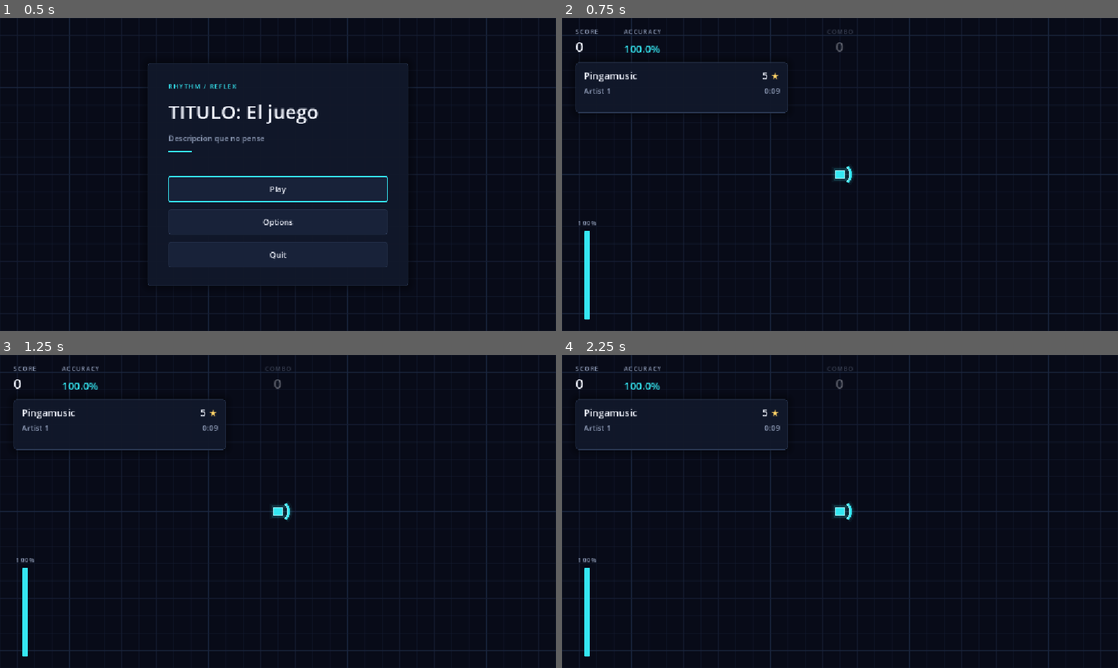
Above: before the commit, frames 1-4 (two rows, left to right).
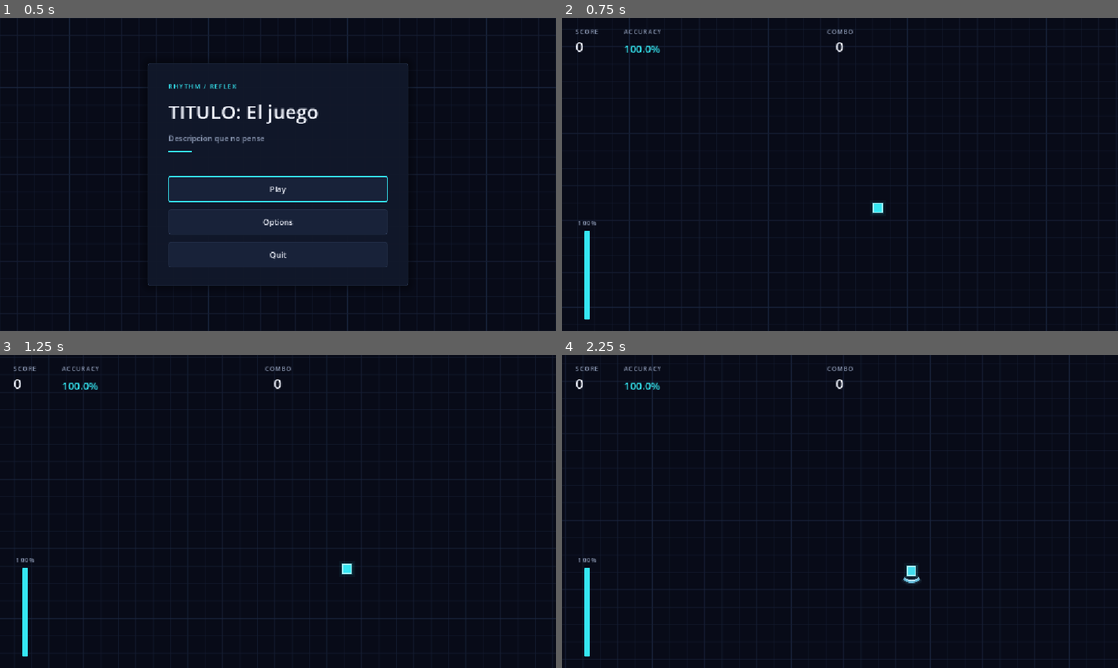
Above: after the commit, the same moments.

Repository: ftambler/godot-rythm-game
Game: Godot game, scene res://scenes/ui/Menu.tscn
Two runs of this game, one before a commit and one after it. Both use one fixed random seed, a clock stepped at 60 frames per second and the inputs below.
Inputs:
- Up to frame 1 (0.5 s): no input
- Up to frame 2 (0.75 s): click "Play" at 0.5 s
- Up to frame 3 (1.25 s): no input
- Up to frame 4 (2.25 s): tap Enter at 1.25 s; hold Right (shield_right) 1.28-2.03 s; hold Space (hit_orb) 1.28-2.03 s; hold Down (shield_down) from 2.03 s (still down); tap Space (hit_orb) at 2.1 s

Frame 1 is identical in both runs. In frame 2, 4.2% of the frame differs, in the area x 0-100%, y 0-100%; in frame 3, 3.0%; in frame 4, 4.3%.
Error after the commit: Parse Error: Identifier "LevelCatalog" not declared in the current scope. (res://scripts/Game.gd:35)

Commit message:
Pass level by parameter into load_level func

Diff:
--- a/scripts/Game.gd
+++ b/scripts/Game.gd
@@ -32,7 +32,7 @@
 
 
 func _load_level() -> void:
-	level = LevelLoader.load_level("res://levels/test.json")
+	level = LevelLoader.load_level(LevelCatalog.path_for(LevelCatalog.selected_id))
 
 	if level == null:
 		return
